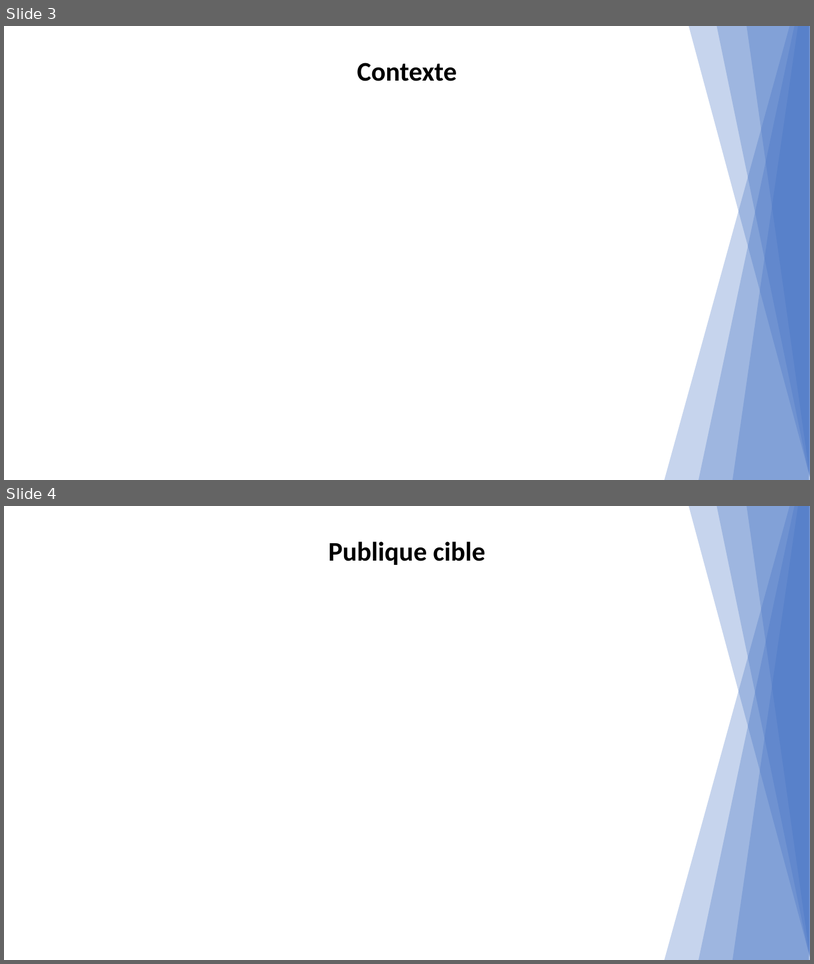
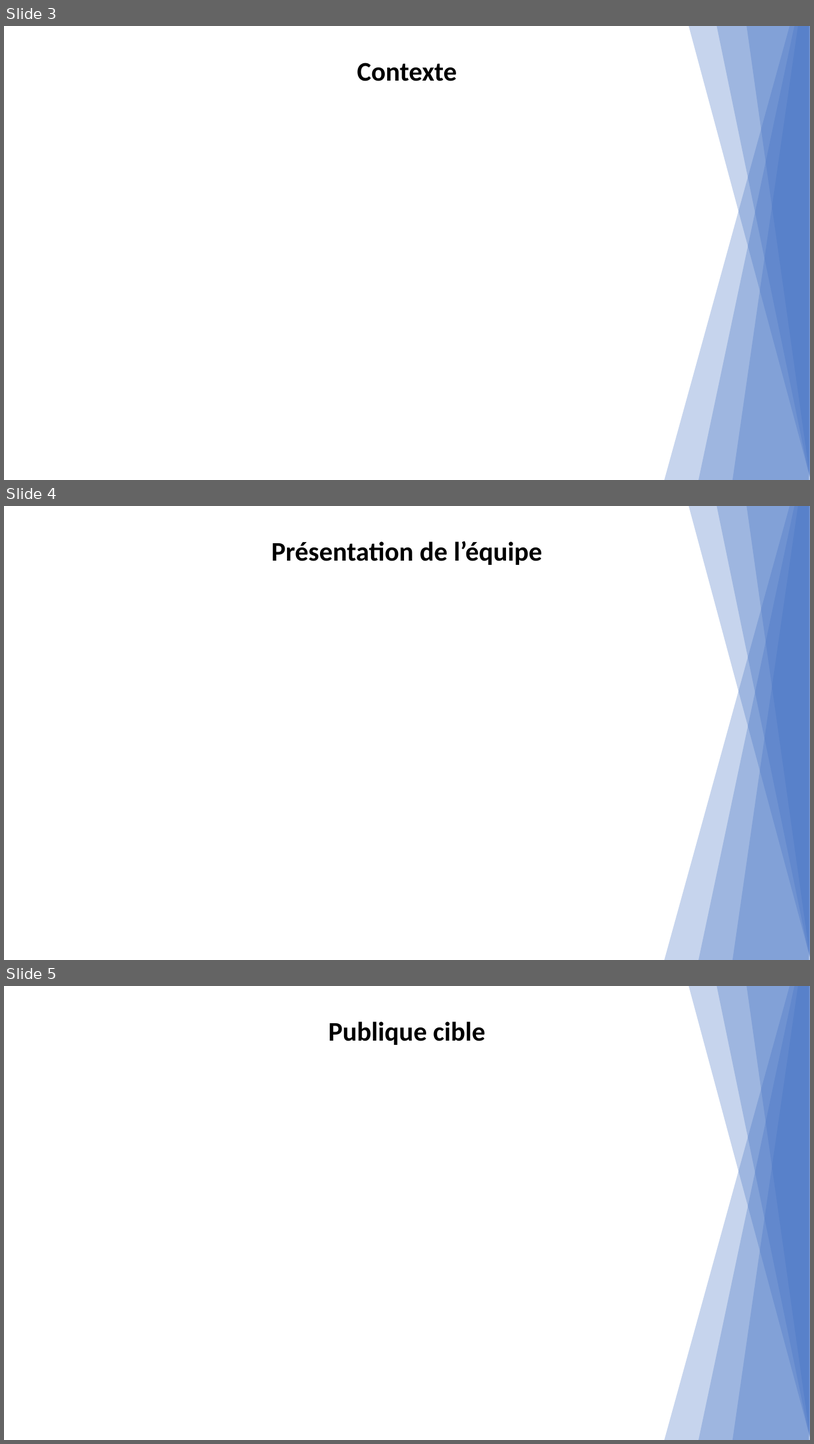
Before and after one commit to alphaweb-dijon/alphaweb, a slide deck: design/dossier-conception.pptx. Shown one above the other, each under a label of ours: slides 3 and 4 before the commit, slides 3, 4 and 5 after it. The pictures are 814x964 and 814x1444 pixels, drawn with LibreOffice and Linux fonts; fonts in the diff are those of the drawing. Boxes give left, top, right and bottom in pixels: in the first picture for what was removed or moved away, otherwise in the second. Text is boxed around its words. In the diff, an @@ line names an element or a change of style, - is before the commit and + after.

```diff
--- a/design/dossier-conception.pptx
+++ b/design/dossier-conception.pptx
@@ slide 4 added at (4,506,810,960), background #FFFFFF @@
@@ right triangle added at (543,506,810,960), fill #4472C4 at 30% opacity @@
@@ right triangle added at (606,506,810,960), fill #4472C4 at 30% opacity @@
@@ right triangle added at (669,506,810,957), fill #4472C4 at 30% opacity @@
@@ right triangle added at (670,506,809,960), fill #4472C4 at 30% opacity @@
@@ right triangle added at (702,506,810,957), fill #4472C4 at 30% opacity @@
@@ right triangle added at (737,506,810,957), fill #4472C4 at 30% opacity @@
@@ text added at (272,541,543,565), 32 pt, text #000000, bold @@
+Présentation de l’équipe
@@ what was slide 4 is now slide 5 @@
```
Also in this commit, not shown: 1 slide changed, 3 other slides added.
